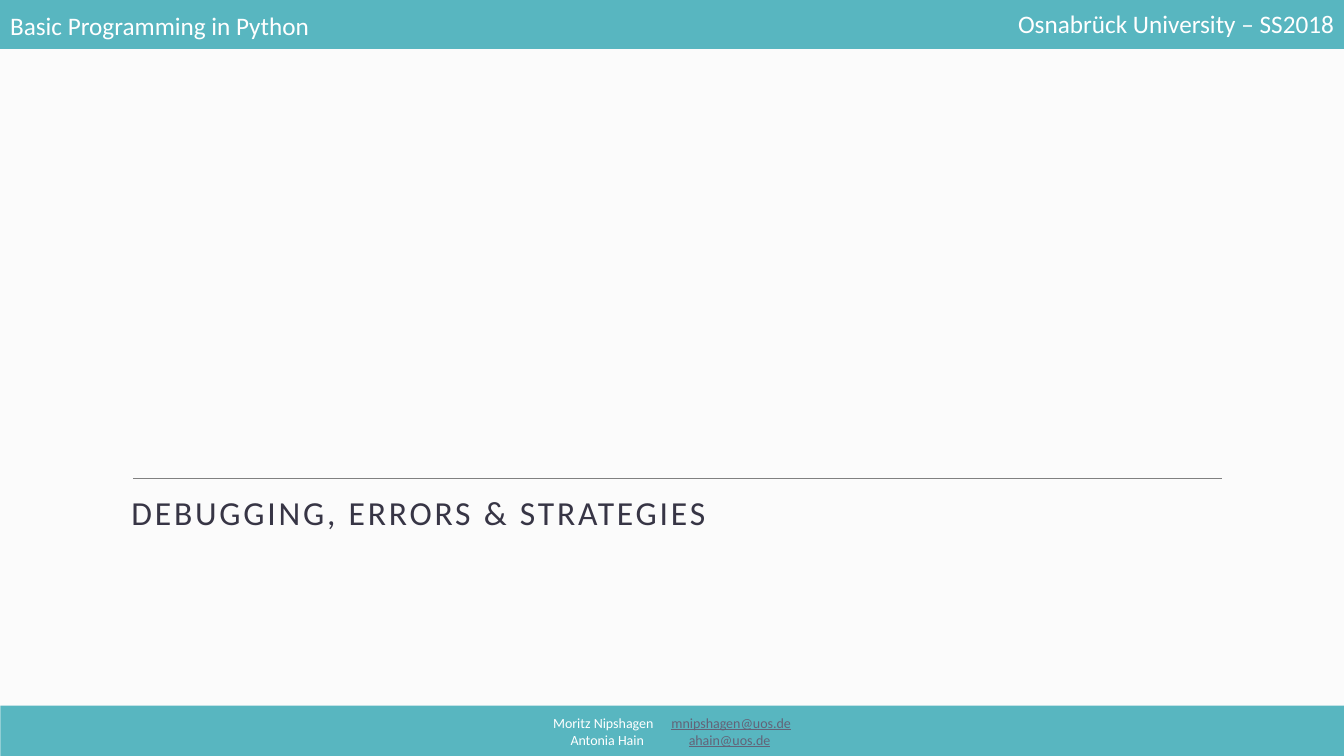
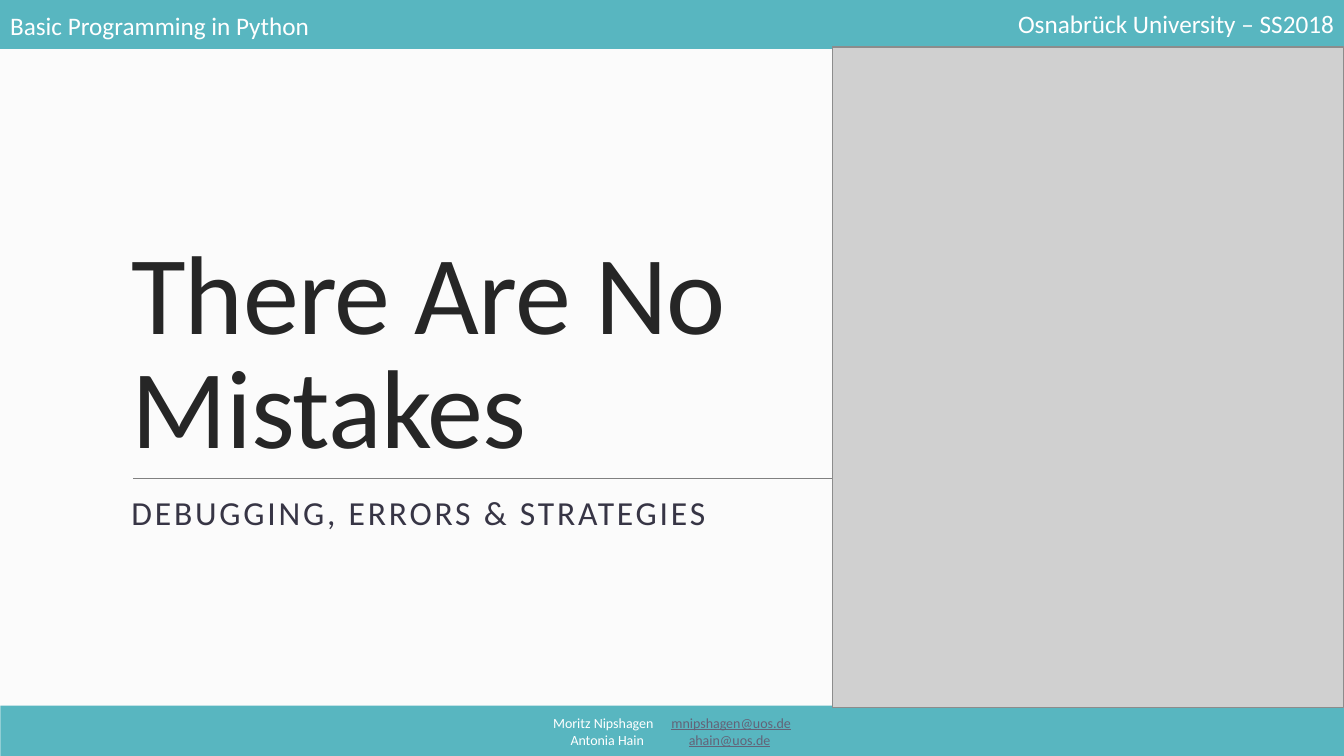
Before and after one commit to mnipshagen/monty, a slide deck: slide 1 of 2018/07/07_Debugging_errors_and_strategies.pptx. Drawn at 1344x756 pixels with LibreOffice and Linux fonts; fonts in the diff are those of the drawing; grey boxes stand for pictures. Boxes give left, top, right and bottom in pixels: in the first picture for what was removed or moved away, otherwise in the second. Text is boxed around its words. In the diff, an @@ line names an element or a change of style, - is before the commit and + after.

```diff
--- a/2018/07/07_Debugging_errors_and_strategies.pptx
+++ b/2018/07/07_Debugging_errors_and_strategies.pptx
@@ picture added at (x1=833, y1=47, x2=1344, y2=709) @@
@@ title added at (x1=131, y1=256, x2=726, y2=449), 80 pt, text #262626 @@
+There Are No
+Mistakes
```
Also in this commit, not shown: 78 slides added, 9 other files.
